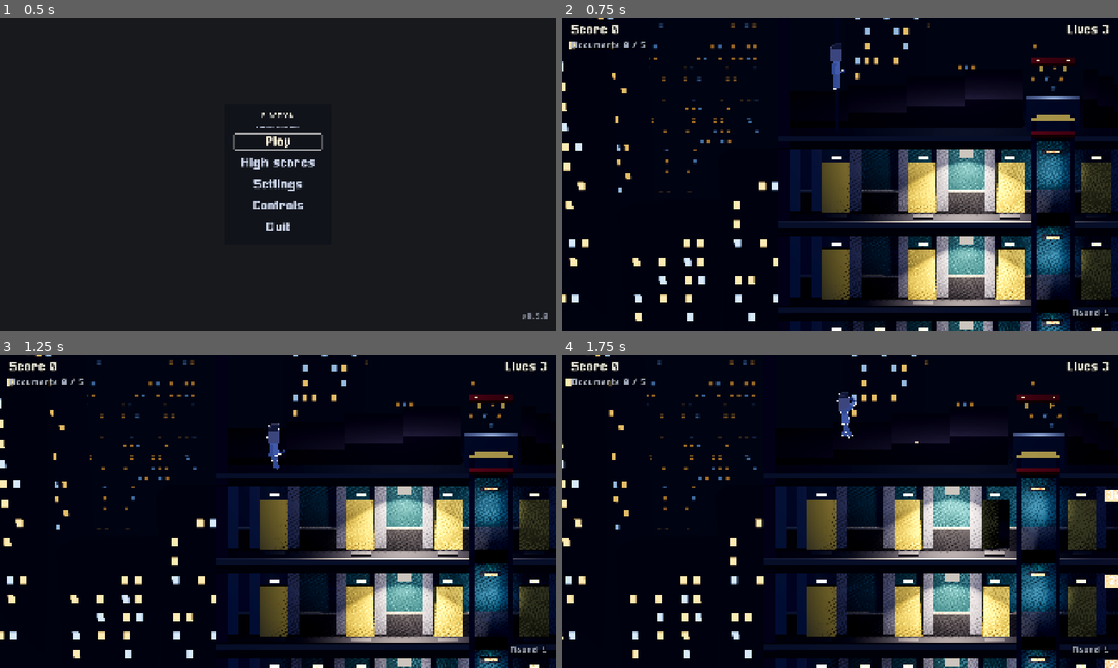
Above: before the commit, frames 1-4 (two rows, left to right).
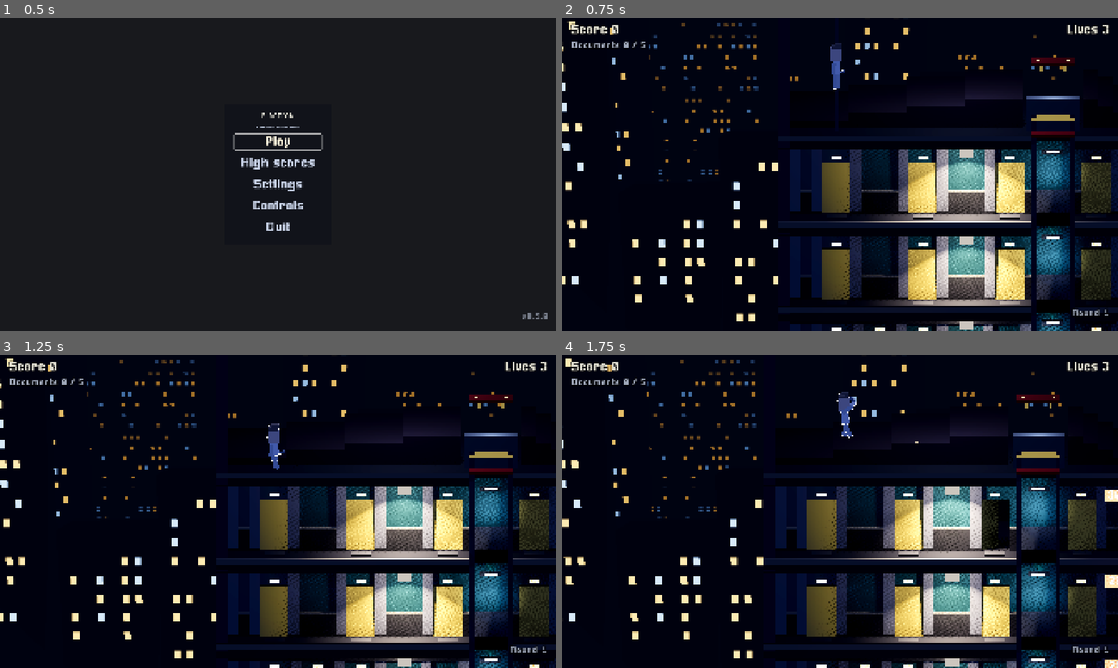
Above: after the commit, the same moments.

Repository: BalashovDmitriy/elaction
Game: Godot game, scene res://src/main.tscn
The game is run twice, just before and just after one commit, with the same random seed, the same clock (stepped at 60 frames per second) and the same inputs.
Inputs (mouse positions are in pixels of both pictures, inside the frame that each line leads up to):
- Up to frame 1 (0.5 s): no input
- Up to frame 2 (0.75 s): click "Play" at 0.5 s
- Up to frame 3 (1.25 s): no input
- Up to frame 4 (1.75 s): tap Enter at 1.25 s; move the mouse to (962, 495) at 1.27 s; hold Right (move_right) from 1.28 s (still down); tap X (shoot) at 1.35 s; click (962, 495) at 1.42 s; tap Space (jump) at 1.52 s

Frame 1 is identical in both runs. In frame 2, 3.8% of the frame differs, in the area x 0-100%, y 0-99%; in frame 3, 3.8%; in frame 4, 3.6%.

Commit message:
fix(m19): находки авторевью
Трубы под потолком прятала кромка плиты — висят ниже и перед пилястрами,
режутся у шахт, эскалаторов, вывесок и номера этажа (BuildingProps.pipe_spans).
Табло над шахтами холодные, а не красные, как знак двери с документом;
янтарный неон → фиолетовый. Дождь — одним строителем и между парапетами.
Камера города на оси основной, узор холодных окон по хешу, скамья и вывеска
не налезают на пилястру, оттенок ламп убран: ничего не давал. Тесты на
трубы, цвета неона и нижнюю площадку эскалатора.

Co-Authored-By: Claude Opus 5.5 (1M context) <noreply@anthropic.com>

Diff:
--- a/src/levels/building_props.gd
+++ b/src/levels/building_props.gd
@@ -17,9 +17,11 @@
 const PLANT_LEAVES := Vector3(0.75, 0.8, 0.6)
 const VENDING := Vector3(0.9, 1.8, 0.62)
 const COOLER := Vector3(0.36, 1.05, 0.36)
-const BENCH := Vector3(1.3, 0.45, 0.45)
+## Скамья и вывеска уже шага места без пилястры: шире они налезали на
+## пилястру у соседнего проёма (авторевью M19).
+const BENCH := Vector3(0.9, 0.45, 0.45)
 const CABINET := Vector3(0.55, 1.3, 0.5)
-const SIGN := Vector3(0.95, 0.3, 0.06)
+const SIGN := Vector3(0.85, 0.3, 0.06)
 
 ## На какой высоте над полом висит вывеска, м — выше дверей, под потолком.
 const SIGN_RISE: float = 2.35
@@ -28,9 +30,19 @@
 const BOARD := Vector3(0.9, 0.22, 0.08)
 const BOARD_DROP: float = 0.3
 
-## Труба под потолком: толщина и отступ от потолка и стены, м.
+## Труба под потолком: толщина, м. Висит перед пилястрами — они выступают из
+## стены на [constant BuildingRibs.PILASTER_DEPTH] — и сразу под полосой, которую
+## от наклонённой камеры закрывает кромка перекрытия
+## ([method FloorSigns.hidden_band]). До авторевью M19 она шла в 7 см под
+## потолком и целиком пряталась за кромкой: в кадре труб не было ни одной.
 const PIPE_THICKNESS: float = 0.14
-const PIPE_DROP: float = 0.14
+## Зазор трубы от пилястр и от полосы под кромкой, м.
+const PIPE_GAP: float = 0.03
+## Насколько труба не доходит до вывески и таблички этажа, м: перед ними она
+## закрыла бы их верх.
+const PIPE_CLEARANCE: float = 0.1
+## Короче этого кусок трубы не ставится, м: обрубок у стены читается мусором.
+const PIPE_MIN_LENGTH: float = 0.3
 
 const POT := Color(0.16, 0.16, 0.17)
 const LEAVES := Color(0.10, 0.20, 0.12)
@@ -41,9 +53,63 @@
 const WOOD := Color(0.20, 0.14, 0.10)
 const STEEL := Color(0.26, 0.27, 0.29)
 const PIPE := Color(0.22, 0.22, 0.24)
-const NEON: Array[Color] = [Color(1.0, 0.25, 0.75), Color(0.25, 0.9, 1.0), Color(1.0, 0.7, 0.25)]
+## Цифры табло — холодный светодиод. Не красные: красный огонёк на высоте
+## вывески двери — знак двери с документом, и на тёмном этаже табло над
+## каждой шахтой читалось бы ложной целью (авторевью M19).
+const BOARD_DIGITS := Color(0.55, 0.82, 1.0)
+## Неон вывесок. Не цвета огоньков игры (ADR-0023, решение 6): тёплый — табло
+## обычной двери, красный — двери с документом, зелёный — выхода. Янтарная
+## вывеска на высоте табло читалась бы на погашенном этаже дверью, которой нет
+## (авторевью M19).
+const NEON: Array[Color] = [Color(1.0, 0.25, 0.75), Color(0.25, 0.9, 1.0), Color(0.62, 0.35, 1.0)]
 
 var _rules: BuildingRules = null
+
+
+## Середина трубы по глубине: перед пилястрами, с зазором.
+static func pipe_z() -> float:
+	return WorldSpace.BACK_WALL_Z + BuildingRibs.PILASTER_DEPTH + PIPE_GAP + PIPE_THICKNESS * 0.5
+
+
+## Верх трубы на этаже, в координатах правил: сразу под полосой, которую на
+## глубине её передней грани закрывает кромка перекрытия.
+static func pipe_top(rules: BuildingRules, floor_index: int) -> float:
+	var front := pipe_z() + PIPE_THICKNESS * 0.5
+	return rules.story_top(floor_index) + FloorSigns.hidden_band(front) + PIPE_GAP
+
+
+## Куски трубы этажа: пары «левый край, правый край».
+##
+## Разрывы — там, где труба прошла бы сквозь что-то или закрыла бы его: шахта
+## (ходит кабина), проём эскалатора с этажа выше (сквозь потолок идёт полотно),
+## вывеска обстановки и табличка номера этажа. Статический: раскладку труб
+## проверяют без сцены.
+static func pipe_spans(
+	rules: BuildingRules, plan: BuildingPlan, dressing: BuildingDressing, floor_index: int
+) -> Array[Vector2]:
+	var bounds := rules.floor_span(floor_index)
+	var inner := Vector2(bounds.x + BuildingShell.WALL_WIDTH, bounds.y - BuildingShell.WALL_WIDTH)
+	var cuts: Array[Vector2] = []
+	var half := rules.shaft_width * 0.5
+	for shaft in plan.shafts:
+		if shaft.top <= floor_index and floor_index <= shaft.bottom:
+			cuts.append(Vector2(shaft.x - half, shaft.x + half))
+	for escalator in plan.escalators:
+		if escalator.floor_index + 1 == floor_index:
+			cuts.append(escalator.gap(rules))
+	var sign_reach := SIGN.x * 0.5 + PIPE_CLEARANCE
+	for prop in dressing.props:
+		if prop.floor_index == floor_index and prop.kind == BuildingDressing.Kind.SIGN:
+			cuts.append(Vector2(prop.x - sign_reach, prop.x + sign_reach))
+	var plate := FloorSigns.centre_on(rules, floor_index).x
+	var plate_reach := Proportions.FLOOR_SIGN.x * 0.5 + PIPE_CLEARANCE
+	cuts.append(Vector2(plate - plate_reach, plate + plate_reach))
+
+	var spans: Array[Vector2] = []
+	for span in BuildingPlan.spans_between(cuts, inner):
+		if span.y - span.x >= PIPE_MIN_LENGTH:
+			spans.append(span)
+	return spans
 
 
 ## Ставит обстановку по раскладке и табло над шахтами по плану.
@@ -52,7 +118,7 @@
 	for prop in dressing.props:
 		_place(prop)
 	for index: int in dressing.pipes:
-		_lay_pipe(plan, index)
+		_lay_pipe(plan, dressing, index)
 	for shaft in plan.shafts:
 		for index in range(maxi(shaft.top, 0), shaft.bottom + 1):
 			_hang_board(shaft.x, index)
@@ -108,30 +174,20 @@
 	frame.position.z = WorldSpace.BACK_WALL_Z + STANDOFF + BOARD.z * 0.5
 	add_child(frame)
 	var digits := GreyboxLook.box(
-		Vector3(BOARD.x * 0.6, BOARD.y * 0.45, 0.02), GreyboxLook.light(GreyboxLook.INDICATOR)
+		Vector3(BOARD.x * 0.6, BOARD.y * 0.45, 0.02), GreyboxLook.light(BOARD_DIGITS)
 	)
 	digits.position = frame.position
 	digits.position.z += BOARD.z * 0.5 + 0.01
 	add_child(digits)
 
 
-## Труба под потолком вдоль задней стены, с разрывами у шахт: там ходит кабина.
-func _lay_pipe(plan: BuildingPlan, floor_index: int) -> void:
-	var bounds := _rules.floor_span(floor_index)
-	var inner := Vector2(bounds.x + BuildingShell.WALL_WIDTH, bounds.y - BuildingShell.WALL_WIDTH)
-	var cuts: Array[Vector2] = []
-	var half := _rules.shaft_width * 0.5
-	for shaft in plan.shafts:
-		if shaft.top <= floor_index and floor_index <= shaft.bottom:
-			cuts.append(Vector2(shaft.x - half, shaft.x + half))
-	var y := _rules.story_top(floor_index) + PIPE_DROP
-	for span in BuildingPlan.spans_between(cuts, inner):
-		var length := span.y - span.x
-		if length <= 0.0:
-			continue
+## Труба под потолком вдоль задней стены, кусками [method pipe_spans].
+func _lay_pipe(plan: BuildingPlan, dressing: BuildingDressing, floor_index: int) -> void:
+	var y := pipe_top(_rules, floor_index) + PIPE_THICKNESS * 0.5
+	for span in pipe_spans(_rules, plan, dressing, floor_index):
 		var pipe := GreyboxLook.box(
-			Vector3(length, PIPE_THICKNESS, PIPE_THICKNESS), GreyboxLook.metal(PIPE)
+			Vector3(span.y - span.x, PIPE_THICKNESS, PIPE_THICKNESS), GreyboxLook.metal(PIPE)
 		)
 		pipe.position = WorldSpace.to_scene(Vector2((span.x + span.y) * 0.5, y))
-		pipe.position.z = WorldSpace.BACK_WALL_Z + STANDOFF + PIPE_THICKNESS
+		pipe.position.z = pipe_z()
 		add_child(pipe)
--- a/src/levels/building_roof.gd
+++ b/src/levels/building_roof.gd
@@ -18,6 +18,12 @@
 
 ## Сколько скат не доходит до машинного отделения, м.
 const MACHINE_ROOM_GAP: float = 0.15
+
+## Доля кладки палитры раунда в тоне скатов. Меньше, чем у стен
+## ([constant BuildingShell.PALETTE_SHARE]), и от тона дальней стены, а не от
+## стены коридора: скаты стоят позади игры и должны уходить в фон, а не
+## спорить с парапетами (кадры M19).
+const PALETTE_SHARE: float = 0.08
 
 
 ## Ступени скатов прямоугольниками правил: x вдоль крыши, y — от верха ступени
@@ -56,7 +62,7 @@
 ## Ставит скаты по правилам и плану. Цвет — кладка палитры раунда, приглушённая
 ## к серому: крыша — фон, а не вывеска (ADR-0029, решение 5).
 func build(rules: BuildingRules, plan: BuildingPlan) -> void:
-	var tone := GreyboxLook.SKY_WALL.lerp(rules.palette.masonry, 0.08)
+	var tone := GreyboxLook.SKY_WALL.lerp(rules.palette.masonry, PALETTE_SHARE)
 	var material := GreyboxLook.surface(tone)
 	var depth := WorldSpace.ROOM_DEPTH
 	for rect in steps(rules, plan):
--- a/src/levels/building_scenery.gd
+++ b/src/levels/building_scenery.gd
@@ -20,6 +20,9 @@
 ## Внутри здания погоды нет, а крыша — снаружи.
 const ROOF_RAIN_DROPS: int = 140
 const ROOF_RAIN_HEIGHT: float = 7.0
+## Наклон капель над крышей (снос вбок на метр падения) и разброс, градусы.
+const ROOF_RAIN_SLANT: float = 0.1
+const ROOF_RAIN_SPREAD: float = 2.0
 
 var weather: Weather.Kind = Weather.Kind.CLEAR
 var dressing: BuildingDressing = null
@@ -74,36 +77,28 @@
 
 ## Капли над крышей: падают с неба до настила и там кончаются — время жизни
 ## ровно на эту высоту, столкновения частицам не нужны.
+##
+## Сыплются между парапетами и со сдвигом против сноса: из коробки во всю
+## ширину крыши капли у правого парапета выносило за стену, и они гасли в
+## воздухе снаружи башни, на высоте настила (авторевью M19).
 func _roof_rain(rules: BuildingRules) -> GPUParticles3D:
 	var span := rules.floor_span(BuildingRules.ROOF)
 	var width := span.y - span.x
-	var process := ParticleProcessMaterial.new()
-	process.emission_shape = ParticleProcessMaterial.EMISSION_SHAPE_BOX
-	process.emission_box_extents = Vector3(width * 0.5, 0.2, WorldSpace.CORRIDOR_DEPTH * 0.5)
-	process.direction = Vector3(0.1, -1.0, 0.0)
-	process.spread = 2.0
-	process.initial_velocity_min = CityBackdrop.RAIN_SPEED
-	process.initial_velocity_max = CityBackdrop.RAIN_SPEED
-	process.gravity = Vector3.ZERO
-
-	var drop := QuadMesh.new()
-	drop.size = CityBackdrop.RAIN_DROP
-	var look := StandardMaterial3D.new()
-	look.shading_mode = BaseMaterial3D.SHADING_MODE_UNSHADED
-	look.transparency = BaseMaterial3D.TRANSPARENCY_ALPHA
-	look.albedo_color = CityBackdrop.RAIN_COLOR
-	drop.material = look
-
-	var rain := GPUParticles3D.new()
+	var inner := Vector2(span.x + BuildingShell.WALL_WIDTH, span.y - BuildingShell.WALL_WIDTH)
+	var drift := ROOF_RAIN_HEIGHT * (ROOF_RAIN_SLANT + tan(deg_to_rad(ROOF_RAIN_SPREAD)))
+	var emitting := Vector2(inner.x, maxf(inner.y - drift, inner.x))
+	var rain := CityBackdrop.rain_particles(
+		ROOF_RAIN_DROPS,
+		ROOF_RAIN_HEIGHT / CityBackdrop.RAIN_SPEED,
+		Vector3((emitting.y - emitting.x) * 0.5, 0.2, WorldSpace.CORRIDOR_DEPTH * 0.5),
+		Vector3(ROOF_RAIN_SLANT, -1.0, 0.0),
+		ROOF_RAIN_SPREAD,
+		Vector2(CityBackdrop.RAIN_SPEED, CityBackdrop.RAIN_SPEED)
+	)
 	rain.name = "RoofRain"
-	rain.amount = ROOF_RAIN_DROPS
-	rain.lifetime = ROOF_RAIN_HEIGHT / CityBackdrop.RAIN_SPEED
-	rain.local_coords = false
-	rain.process_material = process
-	rain.draw_pass_1 = drop
 	var surface := rules.floor_surface(BuildingRules.ROOF)
 	rain.position = WorldSpace.to_scene(
-		Vector2((span.x + span.y) * 0.5, surface - ROOF_RAIN_HEIGHT)
+		Vector2((emitting.x + emitting.y) * 0.5, surface - ROOF_RAIN_HEIGHT)
 	)
 	rain.visibility_aabb = AABB(
 		Vector3(-width, -ROOF_RAIN_HEIGHT - 1.0, -2.0),
--- a/src/levels/city_backdrop.gd
+++ b/src/levels/city_backdrop.gd
@@ -100,6 +100,41 @@
 	environment.background_canvas_max_layer = CANVAS_LAYER
 
 
+## Капли дождя: частицы из коробки [param extents], падают в мире, а не за
+## излучателем. Одни на город и крышу — у дождя один вид, и собирать его
+## дважды значило бы развести капли при первой правке.
+static func rain_particles(
+	amount: int,
+	lifetime: float,
+	extents: Vector3,
+	direction: Vector3,
+	spread: float,
+	speed: Vector2
+) -> GPUParticles3D:
+	var process := ParticleProcessMaterial.new()
+	process.emission_shape = ParticleProcessMaterial.EMISSION_SHAPE_BOX
+	process.emission_box_extents = extents
+	process.direction = direction
+	process.spread = spread
+	process.initial_velocity_min = speed.x
+	process.initial_velocity_max = speed.y
+	process.gravity = Vector3.ZERO
+
+	var drop := QuadMesh.new()
+	drop.size = RAIN_DROP
+	var look := _unshaded(RAIN_COLOR)
+	look.transparency = BaseMaterial3D.TRANSPARENCY_ALPHA
+	drop.material = look
+
+	var rain := GPUParticles3D.new()
+	rain.amount = amount
+	rain.lifetime = lifetime
+	rain.local_coords = false
+	rain.process_material = process
+	rain.draw_pass_1 = drop
+	return rain
+
+
 ## Повторяет ход основной камеры: те же x, y и наклон, своя глубина и угол
 ## обзора, при котором плоскость игры видна в том же масштабе.
 func _process(_delta: float) -> void:
@@ -107,13 +142,20 @@
 	if main == null or _camera == null:
 		return
 	var place := main.global_position
-	_camera.global_transform = Transform3D(main.global_basis, Vector3(place.x, place.y, 0.0))
-	_camera.translate_object_local(Vector3(0.0, 0.0, CAMERA_DISTANCE))
+	# На оси основной камеры, только дальше от плоскости игры: основная стоит
+	# выше цели на свой наклон, и камера города, поставленная прямо против
+	# цели, сдвигала бы город на 3.5 м вниз (авторевью M19).
+	var back := main.global_basis.z * (CAMERA_DISTANCE - SideCamera.DISTANCE)
+	_camera.global_transform = Transform3D(main.global_basis, place + back)
 	if main.projection == Camera3D.PROJECTION_ORTHOGONAL:
 		_camera.fov = rad_to_deg(2.0 * atan(main.size * 0.5 / CAMERA_DISTANCE))
 
 
 func _fit_view() -> void:
+	# Уровень снимают с дерева раньше, чем освобождают (main.gd, _drop_level), а
+	# подписка на размер окна живёт до освобождения: вне дерева вьюпорта нет.
+	if not is_inside_tree():
+		return
 	var window := get_viewport().get_visible_rect().size
 	_view.size = Vector2i(
 		maxi(int(window.x * RESOLUTION_SHARE), 1), maxi(int(window.y * RESOLUTION_SHARE), 1)
@@ -132,7 +174,7 @@
 	return air
 
 
-func _unshaded(color: Color, vertex_colors: bool = false) -> StandardMaterial3D:
+static func _unshaded(color: Color, vertex_colors: bool = false) -> StandardMaterial3D:
 	var material := StandardMaterial3D.new()
 	material.shading_mode = BaseMaterial3D.SHADING_MODE_UNSHADED
 	material.albedo_color = color
@@ -176,7 +218,10 @@
 			var x := left + float(window.x) * CityPlan.WINDOW_STEP.x
 			var y := _ground + CityPlan.WINDOW_STEP.y * (float(window.y) + 1.0)
 			places.append(Transform3D(Basis.IDENTITY, Vector3(x, y, front)))
-			var tone := WINDOW_WARM if (window.x + window.y) % 3 != 0 else WINDOW_COLD
+			# Холодное окно — по хешу окна и дома, а не по диагонали сетки: иначе
+			# по всему городу шёл один и тот же узор (авторевью M19).
+			var cold := hash([block.x, window]) % 3 == 0
+			var tone := WINDOW_COLD if cold else WINDOW_WARM
 			var fade := WINDOW_FADE[mini(block.row, WINDOW_FADE.size() - 1)]
 			colors.append(Color(tone.r * fade, tone.g * fade, tone.b * fade))
 	var many := MultiMesh.new()
@@ -195,28 +240,15 @@
 
 ## Дождь перед камерой города: частицы едут вместе с ней, но падают в мире.
 func _rain() -> GPUParticles3D:
-	var process := ParticleProcessMaterial.new()
-	process.emission_shape = ParticleProcessMaterial.EMISSION_SHAPE_BOX
-	process.emission_box_extents = Vector3(40.0, 2.0, 30.0)
-	process.direction = Vector3(0.15, -1.0, 0.0)
-	process.spread = 3.0
-	process.initial_velocity_min = RAIN_SPEED
-	process.initial_velocity_max = RAIN_SPEED * 1.2
-	process.gravity = Vector3.ZERO
-
-	var drop := QuadMesh.new()
-	drop.size = RAIN_DROP
-	var look := _unshaded(RAIN_COLOR)
-	look.transparency = BaseMaterial3D.TRANSPARENCY_ALPHA
-	drop.material = look
-
-	var rain := GPUParticles3D.new()
+	var rain := rain_particles(
+		RAIN_DROPS,
+		1.6,
+		Vector3(40.0, 2.0, 30.0),
+		Vector3(0.15, -1.0, 0.0),
+		3.0,
+		Vector2(RAIN_SPEED, RAIN_SPEED * 1.2)
+	)
 	rain.name = "Rain"
-	rain.amount = RAIN_DROPS
-	rain.lifetime = 1.6
-	rain.local_coords = false
-	rain.process_material = process
-	rain.draw_pass_1 = drop
 	# Облако капель — над кадром и перед камерой: падают они сквозь весь вид.
 	rain.position = Vector3(0.0, 20.0, -35.0)
 	rain.visibility_aabb = AABB(Vector3(-60.0, -80.0, -60.0), Vector3(120.0, 120.0, 120.0))
--- a/src/levels/floor_signs.gd
+++ b/src/levels/floor_signs.gd
@@ -59,9 +59,12 @@
 
 
 ## Полоса под потолком, которую кромка перекрытия закрывает от камеры на
-## глубине таблички, м.
-static func hidden_band() -> float:
-	var depth := WorldSpace.CORRIDOR_DEPTH * 0.5 - (WorldSpace.BACK_WALL_Z + STANDOFF)
+## глубине [param z] (по умолчанию — таблички), м.
+##
+## Нужна всему, что висит под потолком у задней стены: трубы обстановки на
+## первых кадрах M19 целиком уходили под кромку (авторевью M19).
+static func hidden_band(z: float = WorldSpace.BACK_WALL_Z + STANDOFF) -> float:
+	var depth := WorldSpace.CORRIDOR_DEPTH * 0.5 - z
 	return depth * tan(deg_to_rad(SideCamera.TILT_DEGREES))
 
 
--- a/src/levels/greybox_level.gd
+++ b/src/levels/greybox_level.gd
@@ -462,7 +462,6 @@
 		lamp.fell.connect(_on_lamp_fell.bind(lamp.floor_index, spot.x))
 		add_child(lamp)
 		lamp.hang(lamp_height(rules), rules.floor_height - rules.slab_height)
-		lamp.tint(rules.palette.lit, BuildingShell.PALETTE_SHARE)
 		_lamps.append(lamp)
 	# Тёмные этажи карты ламп не получают, и темнота им объявляется здесь же,
 	# где вешаются лампы: иначе этаж без ламп для правила темноты светел (ADR-0028).
--- a/src/systems/lighting/lamp.gd
+++ b/src/systems/lighting/lamp.gd
@@ -154,14 +154,6 @@
 	_fill.visible = on
 
 
-## Окрашивает свет лампы тоном палитры раунда (ADR-0029, решение 5): лампы
-## разных раундов светят чуть теплее или холоднее, не ярче и не тусклее.
-func tint(color: Color, share: float) -> void:
-	var shade := LIGHT_COLOR.lerp(color, share)
-	_spot.light_color = shade
-	_fill.light_color = shade
-
-
 func _make_spot() -> SpotLight3D:
 	var light := SpotLight3D.new()
 	light.light_color = LIGHT_COLOR
--- a/tests/test_building_scenery.gd
+++ b/tests/test_building_scenery.gd
@@ -96,6 +96,13 @@
 				for lamp in plan.lamps:
 					if lamp.floor_index == prop.floor_index:
 						assert_gte(absf(lamp.x - prop.x), step * 0.5, where + ": под лампой")
+				# Нижнюю площадку эскалатора safe_spots не держит: на ней стоят.
+				for escalator in plan.escalators:
+					if escalator.floor_index + 1 == prop.floor_index:
+						var landing := escalator.x + escalator.towards * rules.escalator_run
+						assert_gte(
+							absf(landing - prop.x), step * 0.5, where + ": на площадке эскалатора"
+						)
 				for wall in plan.walls:
 					if wall.floor_index == prop.floor_index:
 						assert_gte(
@@ -104,6 +111,48 @@
 							where + ": вплотную к стене"
 						)
 	assert_gt(total, 0, "ни одного предмета — проверять было нечего")
+
+
+## Труба видна: висит ниже полосы, которую закрывает кромка перекрытия, и не
+## проходит сквозь шахту, полотно эскалатора, вывеску и табличку этажа.
+func test_pipes_show_below_the_slab_edge_and_skip_what_they_would_cover() -> void:
+	var laid := 0
+	var front := BuildingProps.pipe_z() + BuildingProps.PIPE_THICKNESS * 0.5
+	for skill: int in SKILLS:
+		var rules := _rules(skill)
+		for building_seed: int in SEEDS:
+			var plan := BuildingPlan.generate(rules, building_seed)
+			var dressing := BuildingDressing.lay(rules, plan, building_seed)
+			for index: int in dressing.pipes:
+				var where := "навык %d, сид %d, этаж %d" % [skill, building_seed, index]
+				assert_gte(
+					BuildingProps.pipe_top(rules, index),
+					rules.story_top(index) + FloorSigns.hidden_band(front),
+					where + ": труба за кромкой перекрытия"
+				)
+				var covered := _pipe_blockers(rules, plan, dressing, index)
+				for span: Vector2 in BuildingProps.pipe_spans(rules, plan, dressing, index):
+					laid += 1
+					for blocker: Vector2 in covered:
+						assert_true(
+							span.y <= blocker.x + 0.001 or span.x >= blocker.y - 0.001,
+							where + ": труба сквозь %s" % blocker
+						)
+	assert_gt(laid, 0, "ни одной трубы — проверять было нечего")
+
+
+## Вывески обстановки не носят цвета огоньков игры: табло двери, двери с
+## документом и выхода (ADR-0023, решение 6).
+func test_neon_signs_do_not_wear_the_colours_of_game_signs() -> void:
+	var reserved: Array[Color] = [
+		GreyboxLook.SIGN_WARM, GreyboxLook.SIGN_RED, GreyboxLook.SIGN_GREEN
+	]
+	for neon: Color in BuildingProps.NEON:
+		for sign_colour: Color in reserved:
+			var gap := Vector3(
+				neon.r - sign_colour.r, neon.g - sign_colour.g, neon.b - sign_colour.b
+			)
+			assert_gt(gap.length(), 0.3, "вывеска %s похожа на огонёк %s" % [neon, sign_colour])
 
 
 ## Скаты крыши внутри её стен, не заходят на машинное отделение и ниже его.
@@ -147,8 +196,11 @@
 	level.rules = BuildingRules.new()
 	level.building_seed = 1
 	add_child_autofree(level)
-	var scenery := level.get_node("Scenery")
+	var scenery := level.get_node_or_null("Scenery")
 	assert_not_null(scenery, "окружения нет")
+	if scenery == null:
+		remove_child(level)
+		return
 	var bodies := scenery.find_children("*", "CollisionObject3D", true, false)
 	assert_eq(bodies.size(), 0, "у декора есть тела")
 	var lights := scenery.find_children("*", "Light3D", true, false)
@@ -157,6 +209,30 @@
 	remove_child(level)
 
 
+## Что труба на этаже обязана обходить, парами «левый край, правый край».
+## Считается заново, а не берётся у [BuildingProps]: иначе тест проверял бы
+## разрывы трубы ими же самими.
+func _pipe_blockers(
+	rules: BuildingRules, plan: BuildingPlan, dressing: BuildingDressing, index: int
+) -> Array[Vector2]:
+	var blockers: Array[Vector2] = []
+	var half := rules.shaft_width * 0.5
+	for shaft in plan.shafts:
+		if shaft.top <= index and index <= shaft.bottom:
+			blockers.append(Vector2(shaft.x - half, shaft.x + half))
+	for escalator in plan.escalators:
+		if escalator.floor_index + 1 == index:
+			blockers.append(escalator.gap(rules))
+	for prop in dressing.props:
+		if prop.floor_index == index and prop.kind == BuildingDressing.Kind.SIGN:
+			var reach := BuildingProps.SIGN.x * 0.5
+			blockers.append(Vector2(prop.x - reach, prop.x + reach))
+	var plate := FloorSigns.centre_on(rules, index).x
+	var plate_half := Proportions.FLOOR_SIGN.x * 0.5
+	blockers.append(Vector2(plate - plate_half, plate + plate_half))
+	return blockers
+
+
 func _fingerprint(blocks: Array[CityPlan.Block]) -> String:
 	var parts := PackedStringArray()
 	for block in blocks:
Not shown, added: tests/test_building_scenery.gd.uid
Not shown, changed: docs/STATUS.md
Not shown, changed: docs/adr/0029-city-weather-dressing.md
